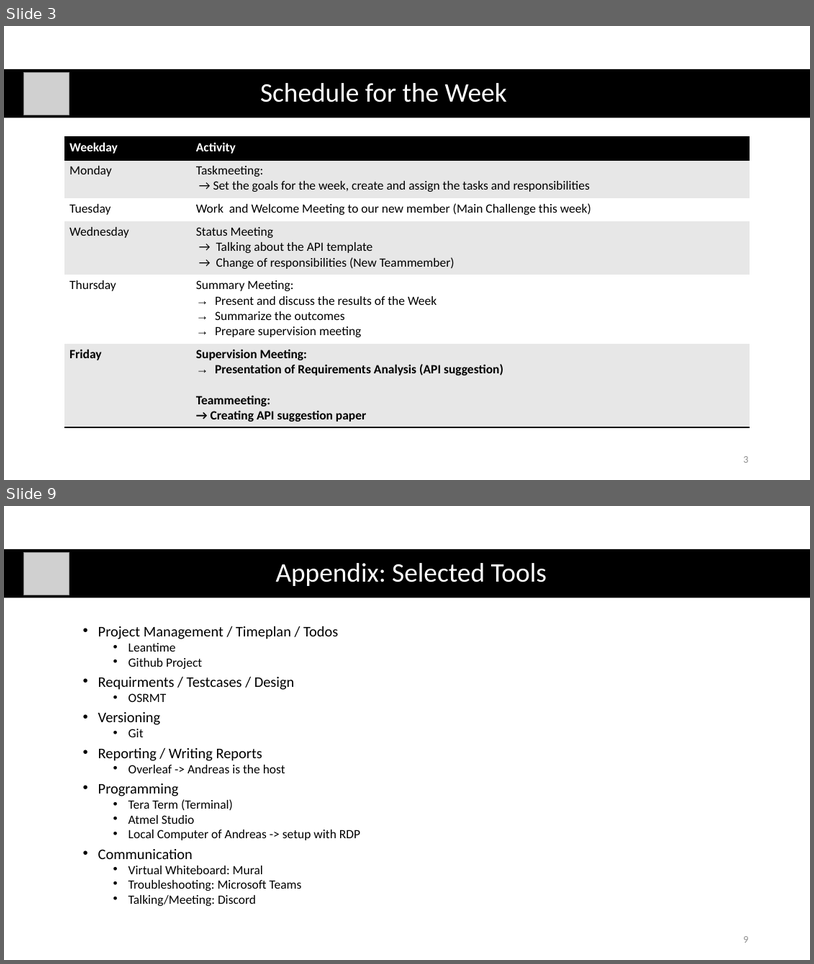
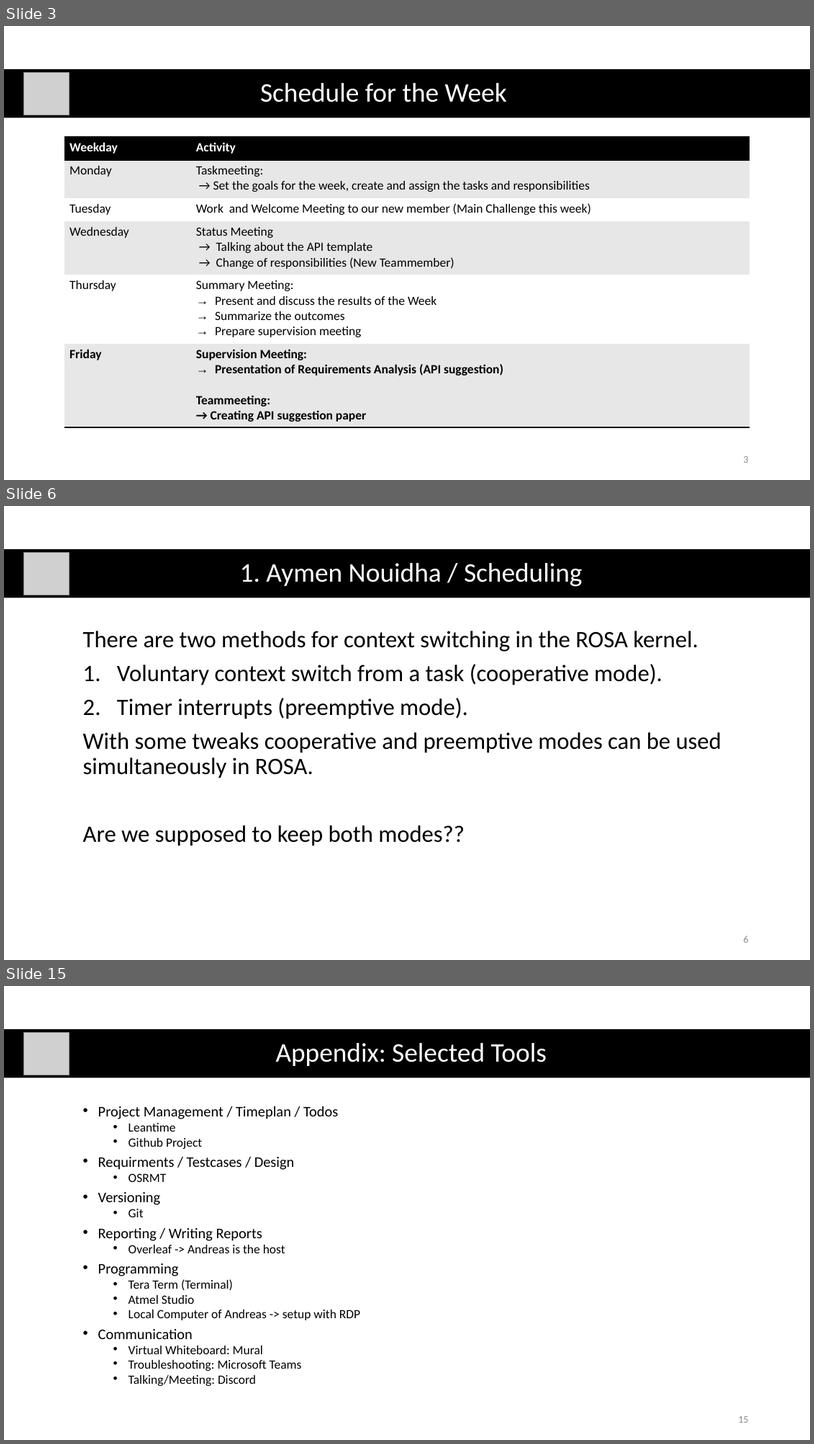
Before and after one commit to AymenNouidha/Rosa, a slide deck: 04_Presentations/01_Supervision_Meetings/02_Supervision_Meeting.pptx. Shown one above the other, each under a label of ours: slides 3 and 9 before the commit, slides 3, 6 and 15 after it; the slides between them are not shown. The pictures are 814x964 and 814x1444 pixels, drawn with LibreOffice and Linux fonts; fonts in the diff are those of the drawing; grey boxes stand for pictures. Boxes give left, top, right and bottom in pixels: in the first picture for what was removed or moved away, otherwise in the second. Text is boxed around its words. In the diff, an @@ line names an element or a change of style, - is before the commit and + after.

```diff
--- a/04_Presentations/01_Supervision_Meetings/02_Supervision_Meeting.pptx
+++ b/04_Presentations/01_Supervision_Meetings/02_Supervision_Meeting.pptx
@@ slide 6 added at (4,506,810,960), background #FFFFFF @@
@@ rectangle added at (4,549,810,598), fill #000000 @@
@@ picture added at (24,552,70,595) @@
@@ title added at (240,563,583,587), 32 pt, text #FFFFFF @@
+1. Aymen Nouidha / Scheduling
@@ text added at (83,631,722,846), 28 pt, text #000000 @@
+There are two methods for context switching in the ROSA kernel.
+1. Voluntary context switch from a task (cooperative mode).
+2. Timer interrupts (preemptive mode).
+With some tweaks cooperative and preemptive modes can be used simultaneously in ROSA.
+Are we supposed to keep both modes??
@@ page number added at (743,936,748,942), 12 pt, text #8C8C8C @@
+6
@@ what was slide 9 is now slide 15 @@
@@ page number at (738,1416,748,1422): text changed @@
-9
+15
```
Also in this commit, not shown: 7 slides changed, 6 other slides added, 19 other files.
